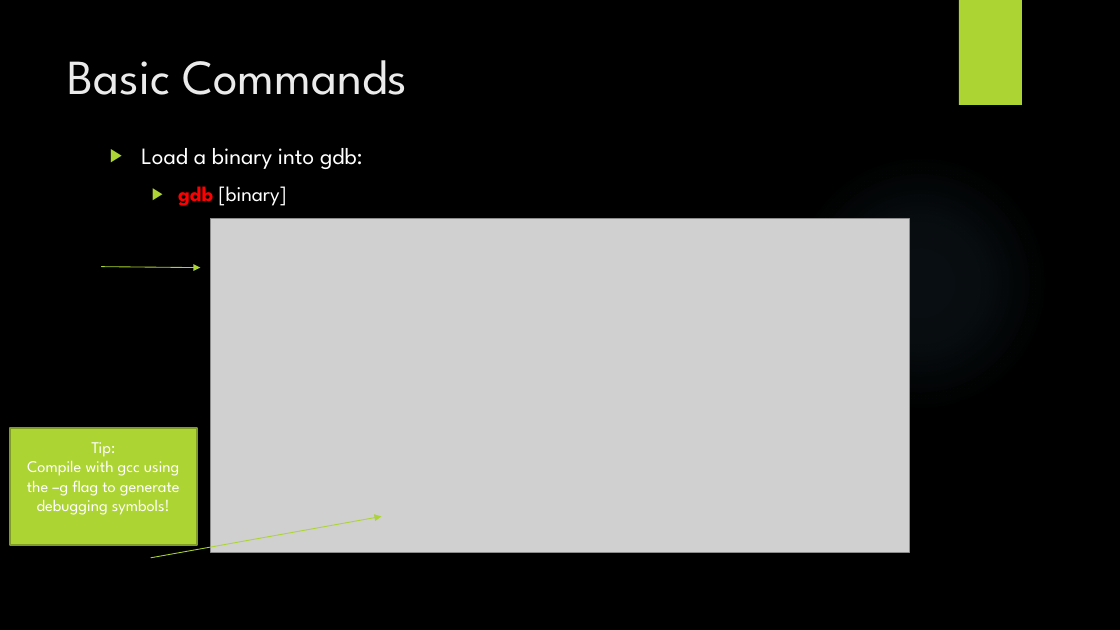
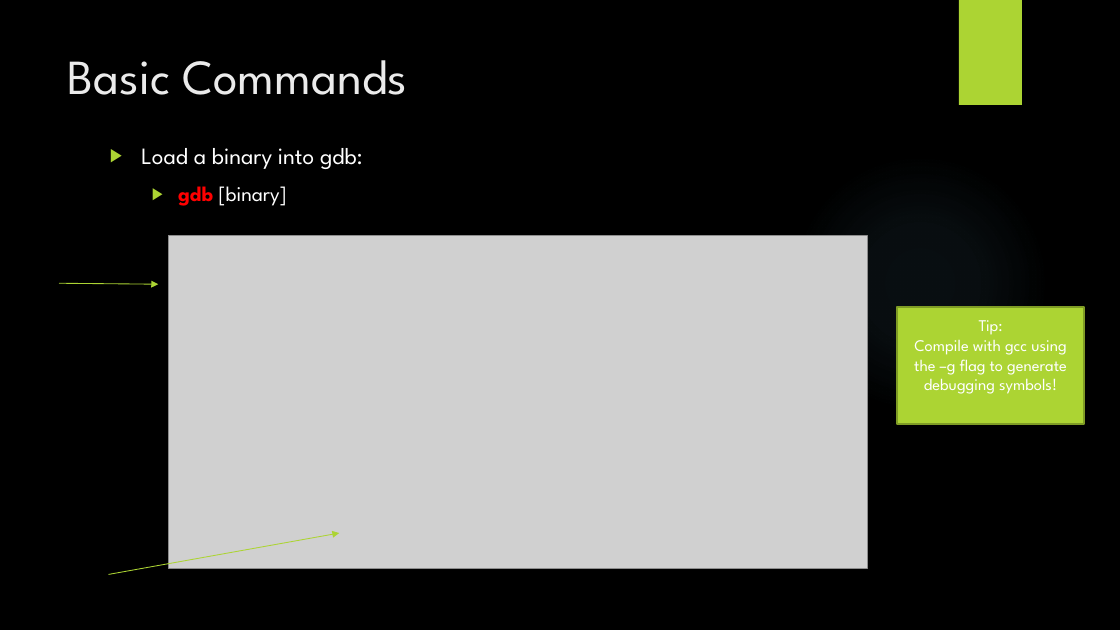
Before and after one commit to mbaccia514/LUG, a slide deck: slide 7 of GDB and Git.pptx. Drawn at 1120x630 pixels with LibreOffice and Linux fonts; fonts in the diff are those of the drawing; grey boxes stand for pictures; background and template pictures are left out. Boxes give left, top, right and bottom in pixels: in the first picture for what was removed or moved away, otherwise in the second. Text is boxed around its words. In the diff, an @@ line names an element or a change of style, - is before the commit and + after.

Commit message:
finished with gdb slides

```diff
--- a/GDB and Git.pptx
+++ b/GDB and Git.pptx
@@ 2 arrows, 1 picture: place and size @@
-2 arrows, 1 picture at bbox=[102, 218, 909, 558]
+2 arrows, 1 picture at bbox=[60, 235, 867, 575]
@@ text "Tip:": place and size @@
-text "Tip:" at bbox=[27, 442, 180, 515]
+text "Tip:" at bbox=[914, 320, 1067, 394]
@@ rectangle: place and size @@
-rectangle at bbox=[10, 428, 197, 544]
+rectangle at bbox=[897, 307, 1084, 423]
```
Also in this commit, not shown: 2 other slides changed, 2 slides added, 2 other files.
